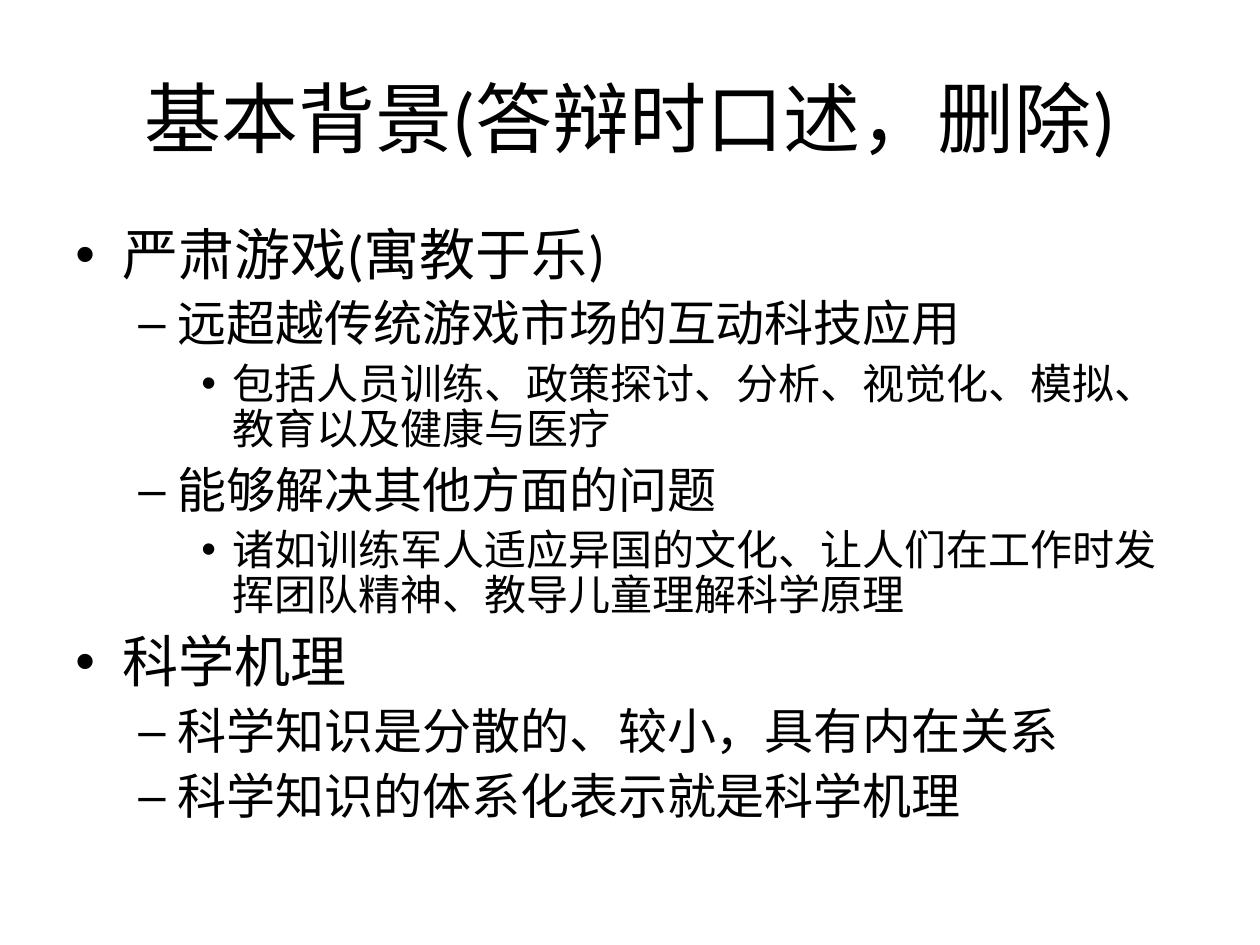
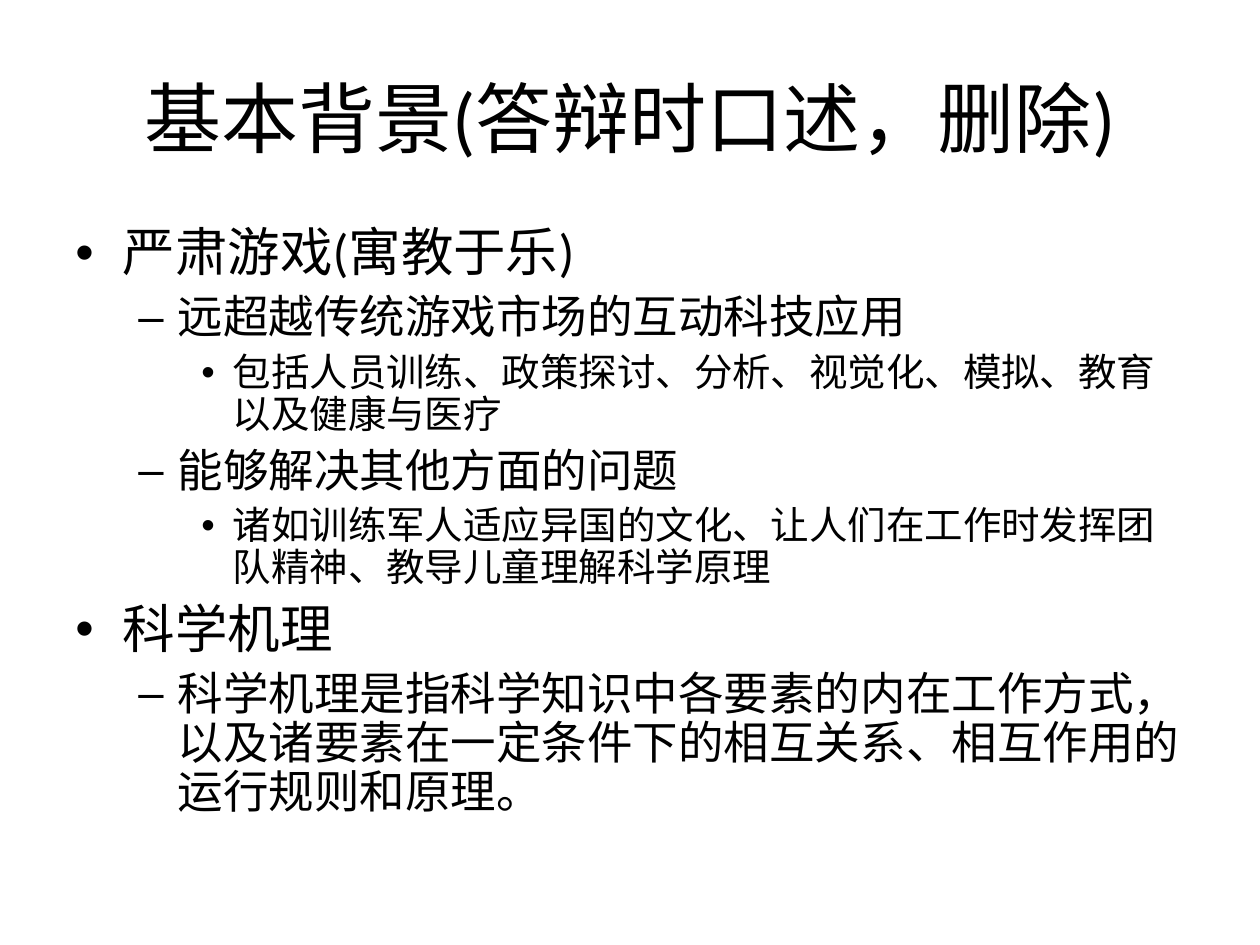
Before and after one commit to Nookleptia/qianmen3d, a slide deck: slide 4 of 毕设文件/毕设提纲.ppt. Drawn at 1260x945 pixels with LibreOffice and Linux fonts; fonts in the diff are those of the drawing. Boxes give left, top, right and bottom in pixels: in the first picture for what was removed or moved away, otherwise in the second. Text is boxed around its words. In the diff, an @@ line names an element or a change of style, - is before the commit and + after.

```diff
--- a/毕设文件/毕设提纲.ppt
+++ b/毕设文件/毕设提纲.ppt
@@ text at box(123, 226, 1155, 652): size 32 to 30 pt in "严肃游戏(寓教于乐)", "科学机理"; size 28 to 26 pt in "远超越传统游戏市场的互动科技应用", "能够解决其他方面的问题"; size 24 to 22 pt in "包括人员训练、政策探讨、分析、视觉化、模拟、教育以及健康与医疗", "诸如训练军人适应异国的文化、让人们在工作时发挥团队精神、教导儿童理解科学原理" @@
@@ text at box(178, 671, 1179, 812): text changed; size 28 to 26 pt @@
-  – 科学知识是分散的、较小，具有内在关系
-  – 科学知识的体系化表示就是科学机理
+  – 科学机理是指科学知识中各要素的内在工作方式，以及诸要素在一定条件下的相互关系、相互作用的运行规则和原理。
```
Also in this commit, not shown: 1 other slide changed, 8 other files.
